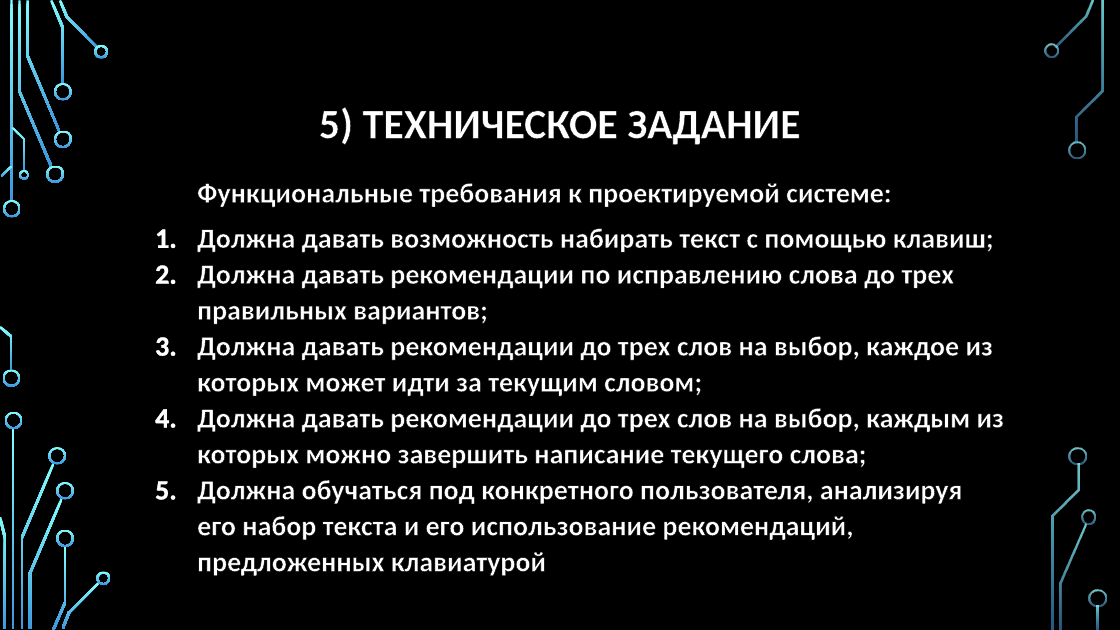
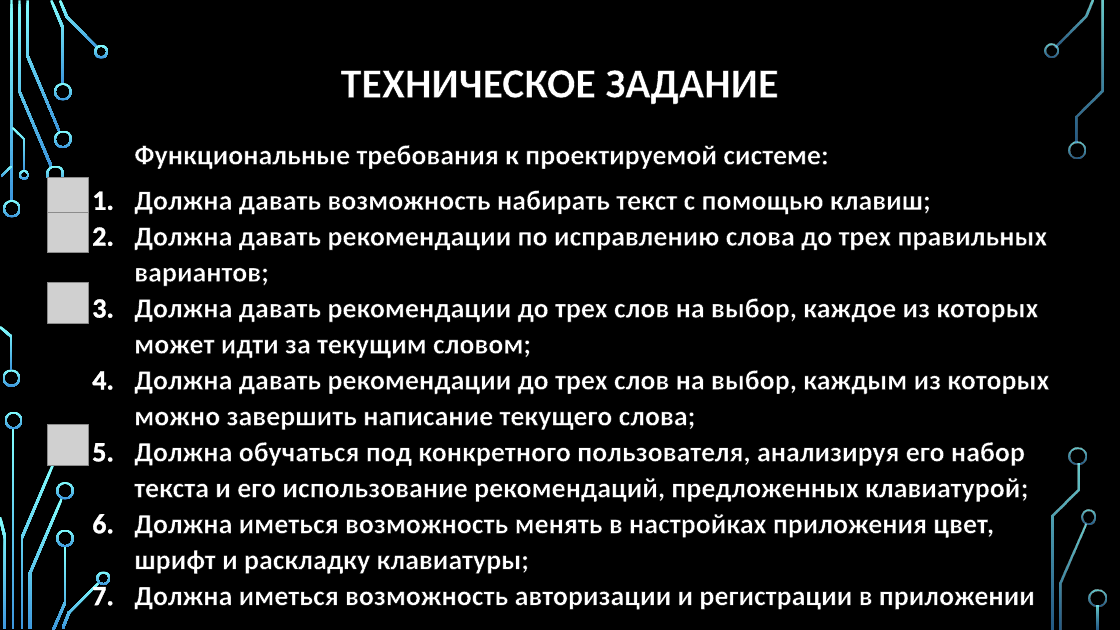
Before and after one commit to Ruslan-Far/docs-graduate-work, a slide deck: slide 5 of Фархетдинов - Презентация по ВКР.pptx. Drawn at 1120x630 pixels with LibreOffice and Linux fonts; fonts in the diff are those of the drawing; grey boxes stand for pictures; background and template pictures are left out. Boxes give left, top, right and bottom in pixels: in the first picture for what was removed or moved away, otherwise in the second. Text is boxed around its words. In the diff, an @@ line names an element or a change of style, - is before the commit and + after.

```diff
--- a/Фархетдинов - Презентация по ВКР.pptx
+++ b/Фархетдинов - Презентация по ВКР.pptx
@@ title at (341, 70, 778, 104): text changed @@
-5) ТЕХНИЧЕСКОЕ ЗАДАНИЕ
+ТЕХНИЧЕСКОЕ ЗАДАНИЕ
@@ text "Функциональные требования к проектируемой системе:": place and size @@
-text "Функциональные требования к проектируемой системе:" at (197, 183, 1004, 576)
+text "Функциональные требования к проектируемой системе:" at (134, 145, 1049, 610)
@@ picture added at (48, 177, 89, 218) @@
@@ picture added at (48, 212, 89, 253) @@
@@ picture added at (48, 282, 89, 323) @@
@@ picture added at (48, 425, 89, 466) @@
@@ text at (134, 442, 1035, 610): text changed @@
-  5. Должна обучаться под конкретного пользователя, анализируя его набор текста и его использование рекомендаций, предложенных клавиатурой
+  5. Должна обучаться под конкретного пользователя, анализируя его набор текста и его использование рекомендаций, предложенных клавиатурой;
+  6. Должна иметься возможность менять в настройках приложения цвет, шрифт и раскладку клавиатуры;
+  7. Должна иметься возможность авторизации и регистрации в приложении
```
Also in this commit, not shown: 4 other slides changed, 1 other file.
